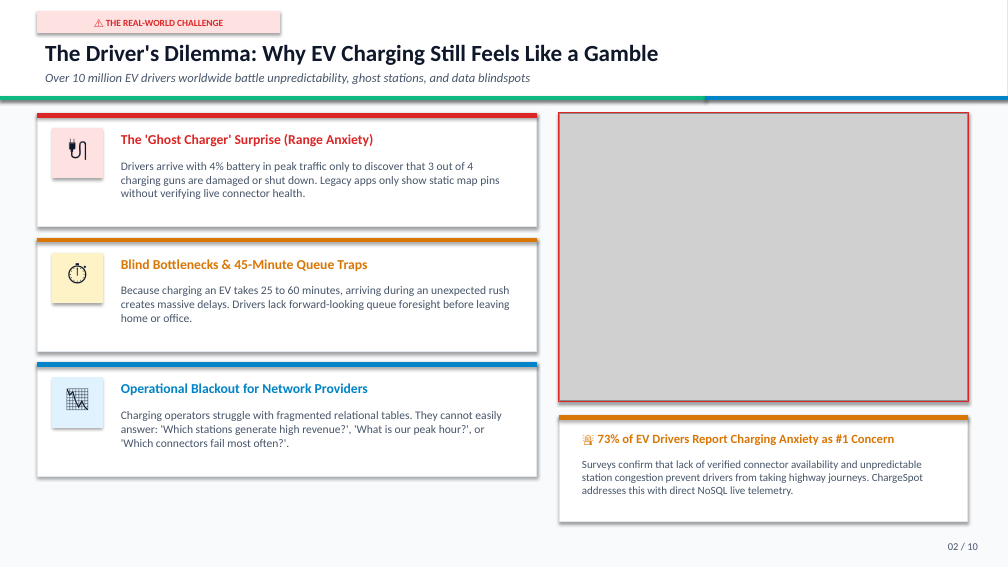
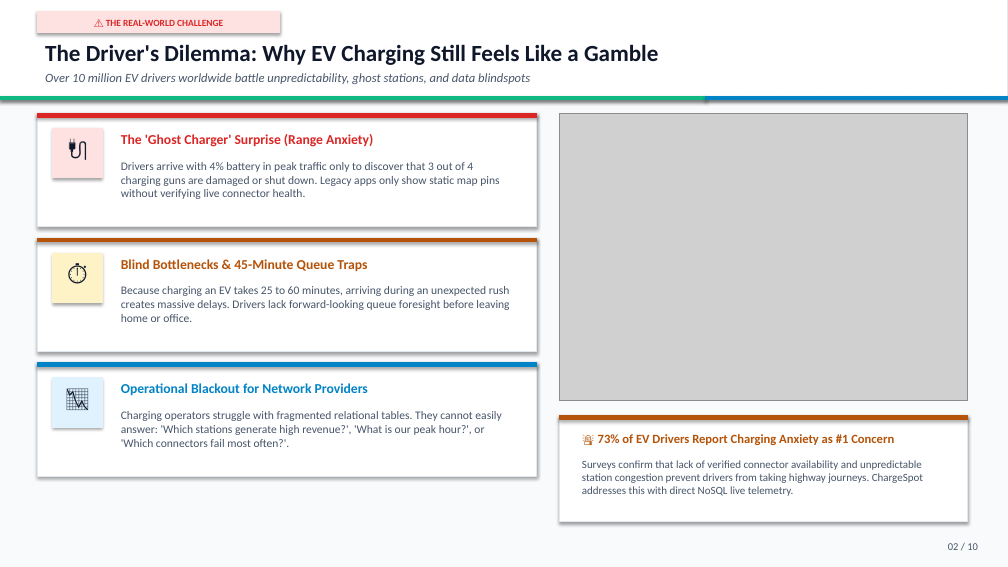
Before and after one commit to Rithvikteja123/chargespot, a slide deck: slide 2 of docs/ChargeSpot_Presentation.pptx. Drawn at 1008x567 pixels with LibreOffice and Linux fonts; fonts in the diff are those of the drawing; grey boxes stand for pictures. Boxes give left, top, right and bottom in pixels: in the first picture for what was removed or moved away, otherwise in the second. Text is boxed around its words. In the diff, an @@ line names an element or a change of style, - is before the commit and + after.

```diff
--- a/docs/ChargeSpot_Presentation.pptx
+++ b/docs/ChargeSpot_Presentation.pptx
@@ rectangle removed at (x1=559, y1=113, x2=969, y2=402) @@
@@ rectangle at (x1=38, y1=238, x2=537, y2=242): fill #D97706 to #B45309; outline #D97706 1 pt to #B45309 1 pt @@
@@ text "Blind Bottlenecks & 45-Minute Queue ..." at (x1=121, y1=259, x2=367, y2=271): text colour #D97706 to #B45309 @@
@@ rectangle at (x1=560, y1=416, x2=968, y2=420): fill #D97706 to #B45309; outline #D97706 1 pt to #B45309 1 pt @@
@@ text "🚨 73% of EV Drivers ..." at (x1=598, y1=434, x2=894, y2=445): text colour #D97706 to #B45309 @@
```
Also in this commit, not shown: 9 other slides changed, 3 other files.
